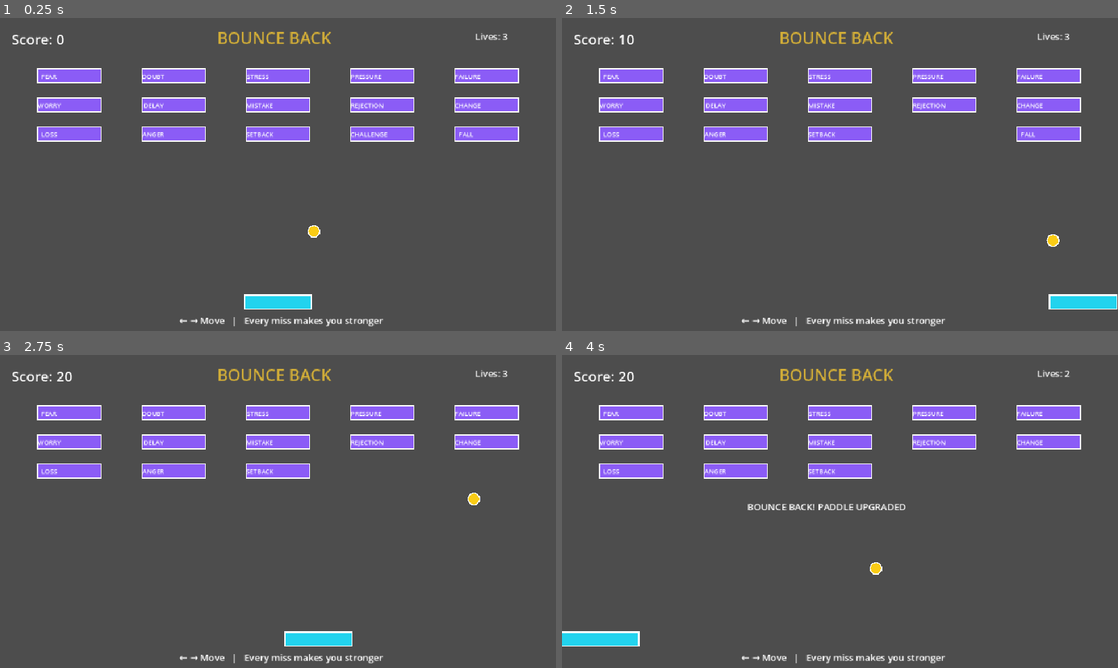
Above: before the commit, frames 1-4 (two rows, left to right).
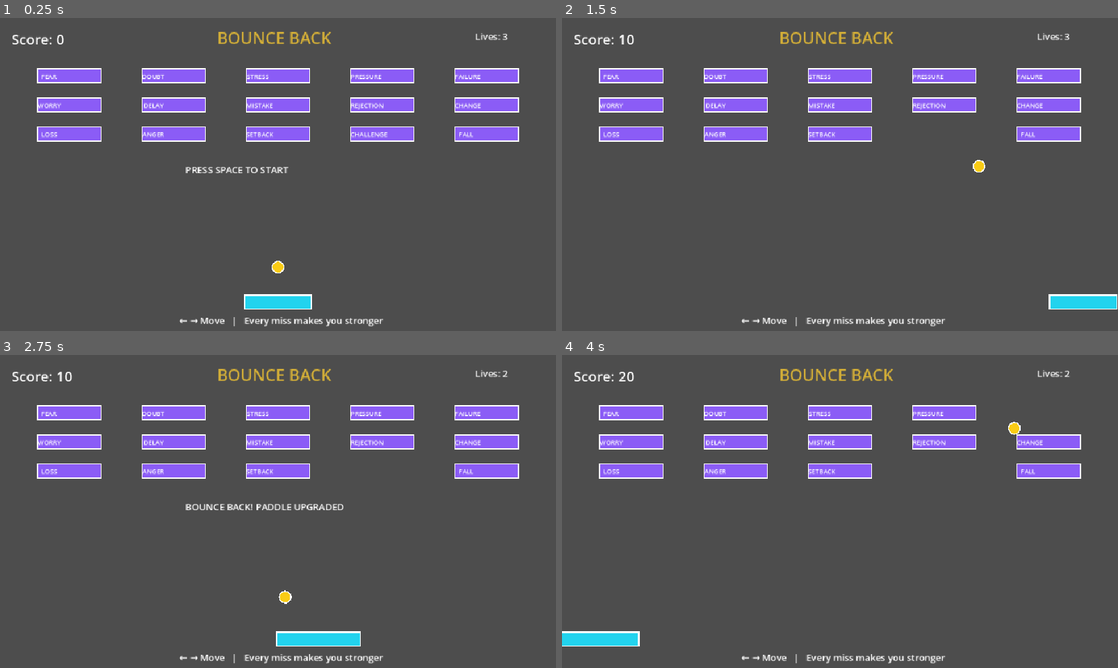
Above: after the commit, the same moments.

Repository: TioTech-code/haven-game-jam-2026
Game: Godot game, scene res://main.tscn
The game is run twice, just before and just after one commit, with the same random seed, the same clock (stepped at 60 frames per second) and the same inputs.
Inputs:
- Up to frame 1 (0.25 s): no input
- Up to frame 2 (1.5 s): tap Space at 0.5 s; hold Enter (ui_accept) 0.53-1.28 s; hold Right (ui_right) from 0.53 s (still down); tap Enter (ui_accept) at 1.35 s
- Up to frame 3 (2.75 s): tap Enter (ui_accept) at 1.52, 1.82 s; release Right (ui_right) at 2.03 s; hold Left (ui_left) from 2.03 s (still down); hold Enter (ui_accept) from 2.03 s (still down)
- Up to frame 4 (4 s): keep holding Left (ui_left); release Enter (ui_accept) at 2.78 s; tap Enter (ui_accept) at 2.85, 3.02, 3.32 s; hold Enter (ui_accept) from 3.53 s (still down)

The runs differ from the first frame. In frame 1, 0.4% of the frame differs, in the area x 33-58%, y 47-82%; in frame 2, 0.1%; in frame 3, 1.3%; in frame 4, 1.6%, in the area x 33-94%, y 16-71%.

Commit message:
Add press space start screen

Diff:
--- a/main.gd
+++ b/main.gd
@@ -1,5 +1,5 @@
 extends Node2D
-
+var game_started: bool = false
 var score: int = 0
 var blocks_remaining: int = 15
 var lives: int = 3
@@ -12,9 +12,23 @@
 
 func _ready() -> void:
 	update_hud()
-	message_label.hide()
 	restart_button.hide()
+
+	message_label.text = "PRESS SPACE TO START"
+	message_label.show()
+
+	$Ball.set_physics_process(false)
 	restart_button.pressed.connect(_on_restart_button_pressed)
+
+func _unhandled_input(event: InputEvent) -> void:
+	if (
+		not game_started
+		and not game_finished
+		and event.is_action_pressed("ui_accept")
+	):
+		game_started = true
+		message_label.hide()
+		$Ball.set_physics_process(true)
 
 func block_destroyed() -> void:
 	if game_finished:
